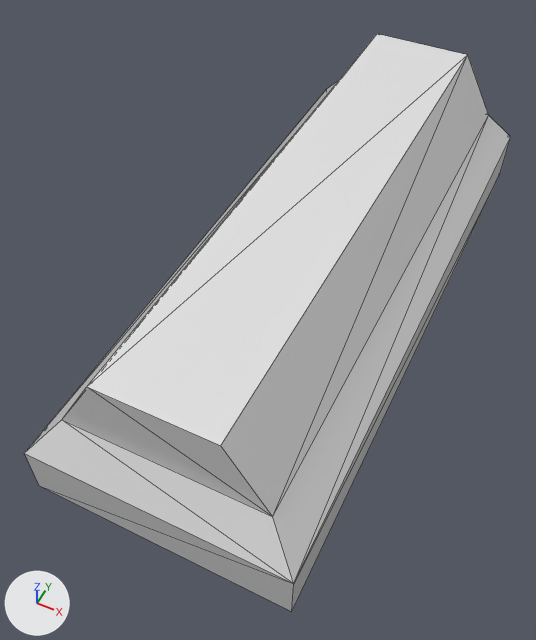
Before and after pictures for a commit that changed the FBX model ICGameContent/models/robo_link.FBX.
Both versions are drawn from a camera (50 mm lens) standing at (2.462, -0.487, 1.342) and looking at (2.254, -0.07, 0.821). The lights are fixed; the arrows at lower left show +X, +Y and +Z. Mesh edges are drawn as thin lines. Where no turn or scale is listed for an object, it has been applied to the vertices.
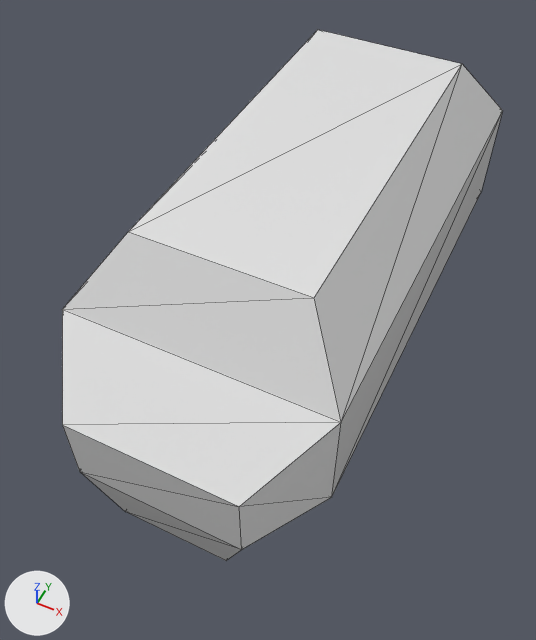
Commit message: Reset X-Form on link

What differs and where, as boxes [x1, y1, x2, y2] in the pictures (536 x 640 px):
'Box001', reshaped, moved (9% narrower, 8% shorter): before [24, 34, 511, 611]; after [62, 30, 503, 561]

The change, as a list of edits to the scene's bpy script:
```text
Change me_mesh:
    used by ob_box001; location = (2.275, -0.013, 0.815)
    remove me_mesh.from_pydata(...)  # 16 vertices, 28 faces; spans x -0.113..0.113, y -0.287..0.287, z -0.011..0.134
    add me_mesh.from_pydata(...)  # 32 vertices, 60 faces; spans x -0.116..0.116, y -0.281..0.281, z -0.118..0.118
    me_mesh part 1: the whole mesh is rebuilt
Change ob_box001:
    ob_box001.location: (2.275, -0.013, 0.815) -> (2.263, 0.001, 0.865)
```
